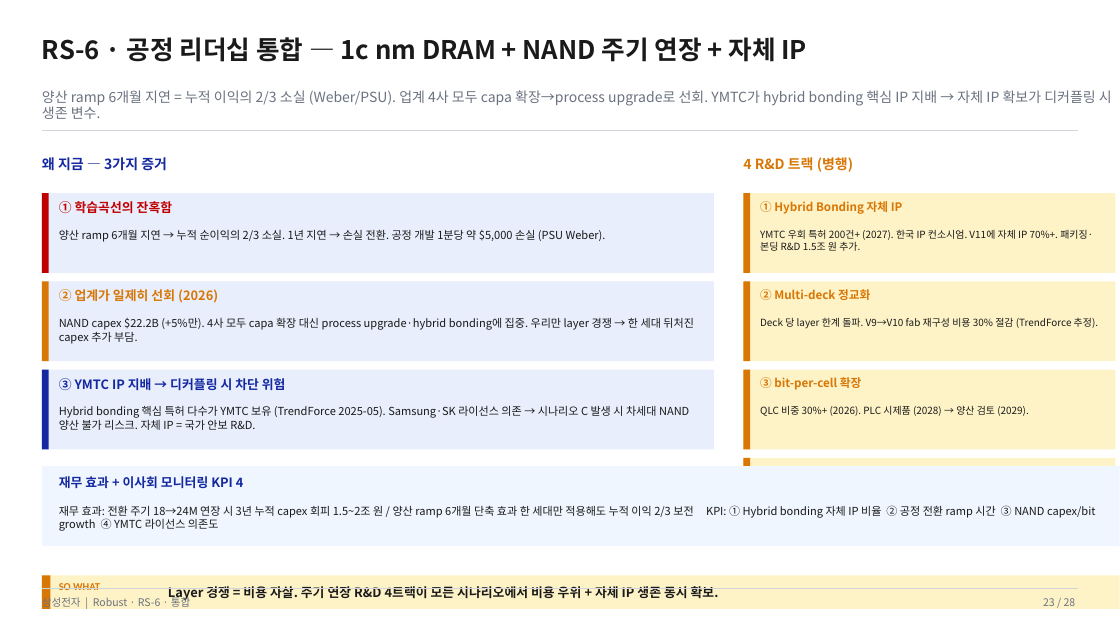
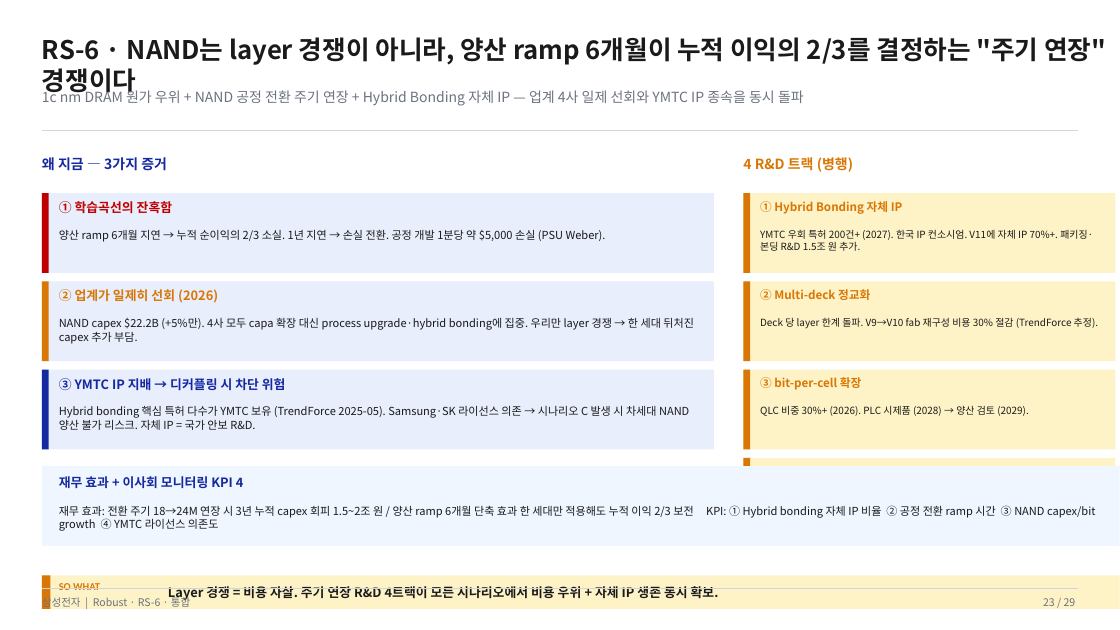
Before and after one commit to k31001/action-learning, a slide deck: slide 23 of presentation/samsung-memory-scenario-planning.pptx. Drawn at 1120x630 pixels with LibreOffice and Linux fonts; fonts in the diff are those of the drawing. Boxes give left, top, right and bottom in pixels: in the first picture for what was removed or moved away, otherwise in the second. Text is boxed around its words. In the diff, an @@ line names an element or a change of style, - is before the commit and + after.

```diff
--- a/presentation/samsung-memory-scenario-planning.pptx
+++ b/presentation/samsung-memory-scenario-planning.pptx
@@ text at (x1=42, y1=37, x2=1106, y2=96): text changed @@
-RS-6 · 공정 리더십 통합 — 1c nm DRAM + NAND 주기 연장 + 자체 IP
+RS-6 · NAND는 layer 경쟁이 아니라, 양산 ramp 6개월이 누적 이익의 2/3를 결정하는 "주기 연장" 경쟁이다
@@ text at (x1=42, y1=88, x2=804, y2=106): text changed @@
-양산 ramp 6개월 지연 = 누적 이익의 2/3 소실 (Weber/PSU). 업계 4사 모두 capa 확장→process upgrade로 선회. YMTC가 hybrid bonding 핵심 IP 지배 → 자체 IP 확보가 디커플링 시 생존 변수.
+1c nm DRAM 원가 우위 + NAND 공정 전환 주기 연장 + Hybrid Bonding 자체 IP — 업계 4사 일제 선회와 YMTC IP 종속을 동시 돌파
```
Also in this commit, not shown: 26 other slides changed, 1 slide added, 2 other files.
